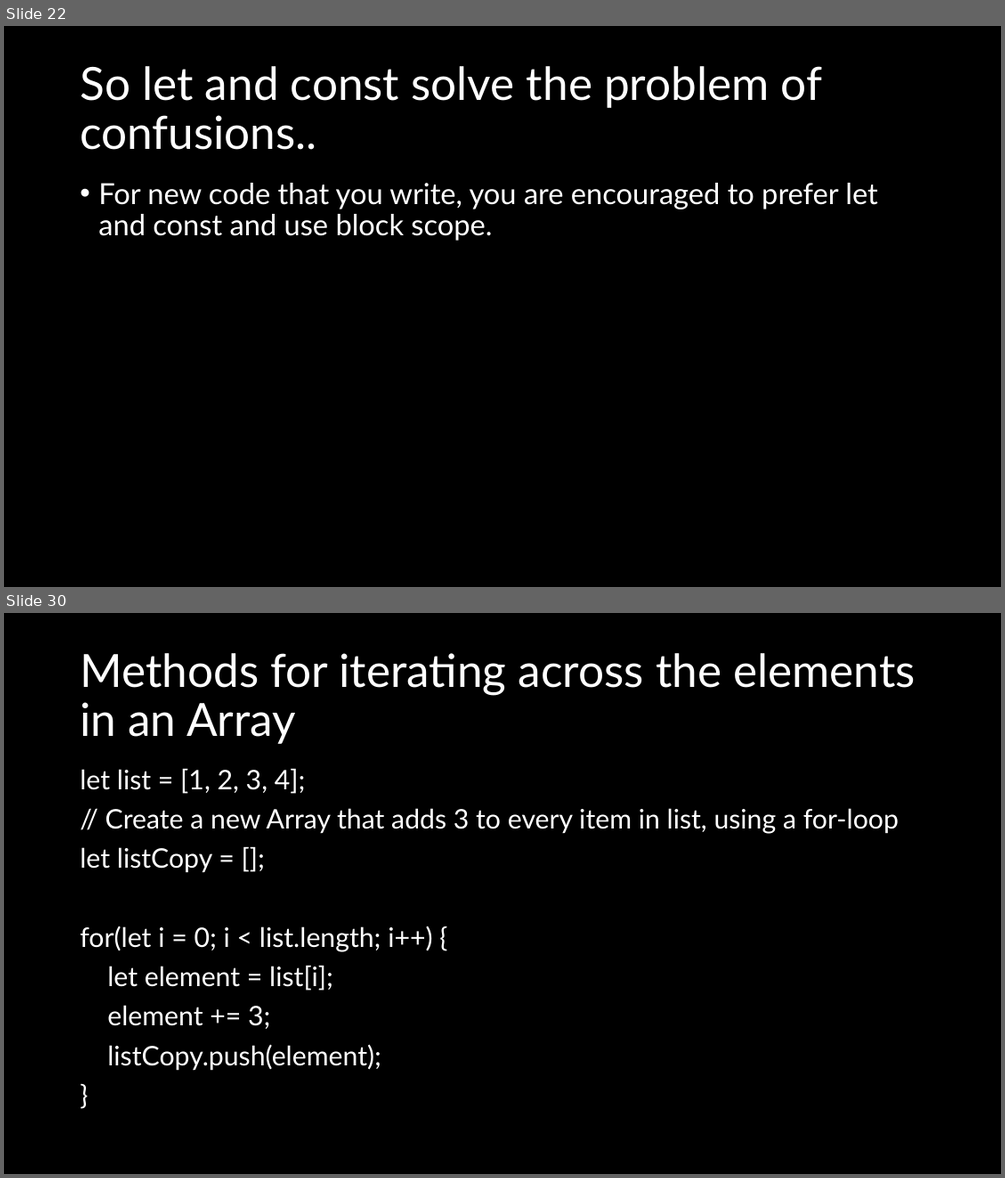
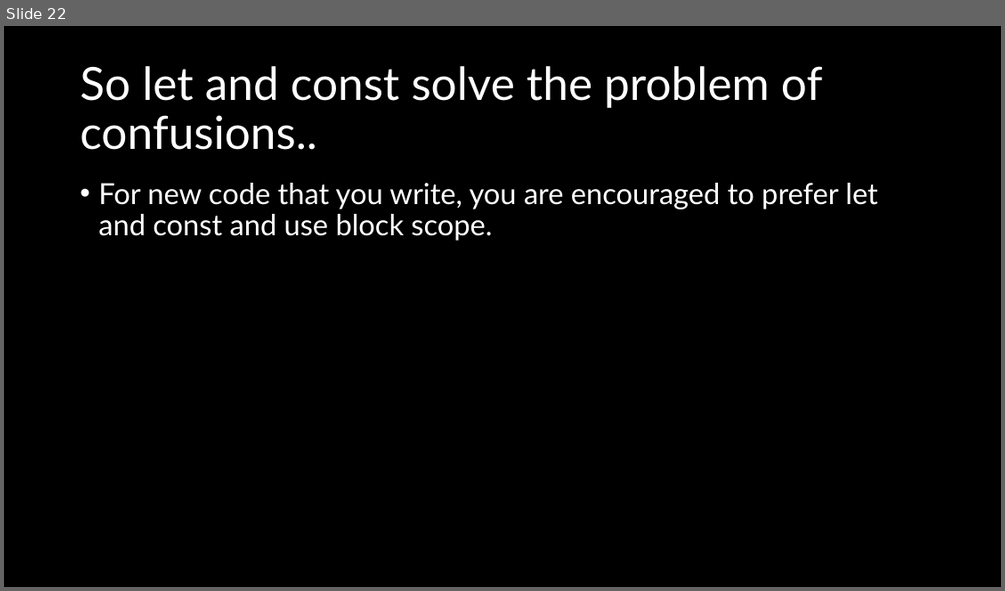
Before and after one commit to natiquekeyin/winter2026, a slide deck: JavaScript/Week3/Week3.pptx. Shown one above the other, each under a label of ours: slides 22 and 30 before the commit, slide 22 after it; the slides between them are not shown. The pictures are 1005x1178 and 1005x591 pixels, drawn with LibreOffice and Linux fonts; fonts in the diff are those of the drawing. Boxes give left, top, right and bottom in pixels: in the first picture for what was removed or moved away, otherwise in the second. Text is boxed around its words. In the diff, an @@ line names an element or a change of style, - is before the commit and + after.

```diff
--- a/JavaScript/Week3/Week3.pptx
+++ b/JavaScript/Week3/Week3.pptx
@@ slide 30 removed at <box>4,613,1001,1174</box>, background #000000 @@
@@ title removed at <box>80,653,914,744</box> @@
-Methods for iterating across the elements in an Array
@@ text removed at <box>80,768,898,1070</box> @@
-let list = [1, 2, 3, 4];
-// Create a new Array that adds 3 to every item in list, using a for-loop
-let listCopy = [];
-for(let i = 0; i < list.length; i++) {
-let element = list[i];
-element += 3;
-listCopy.push(element);
-}
```
Also in this commit, not shown: 12 other slides removed, 5 other files.
